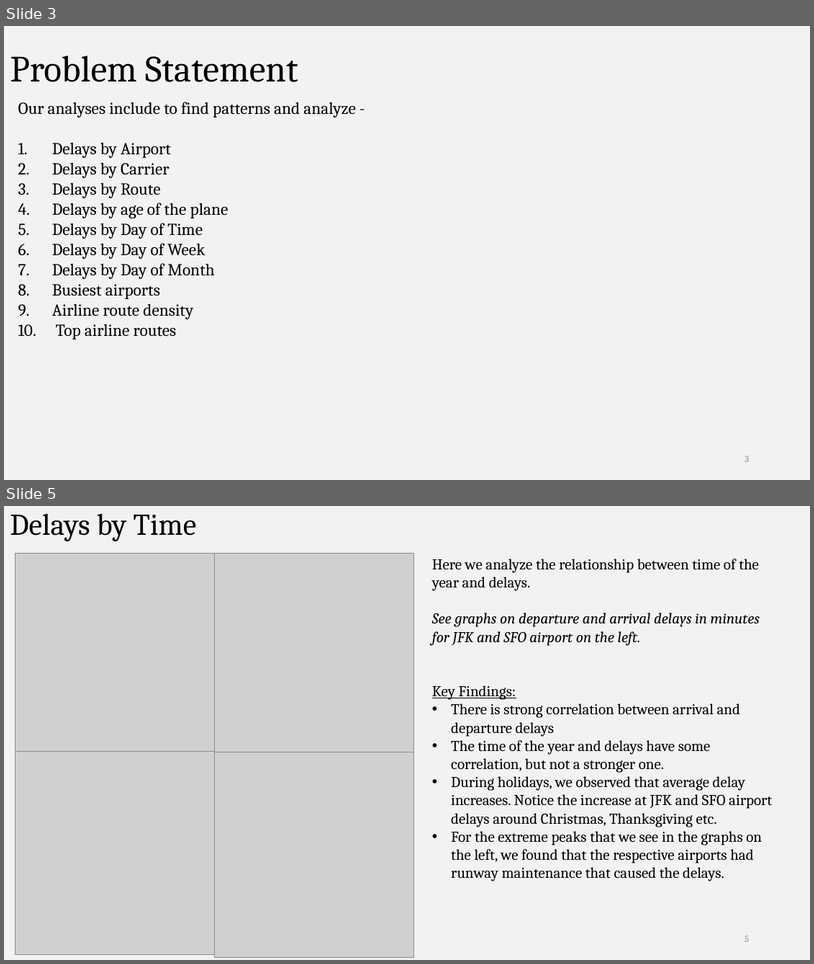
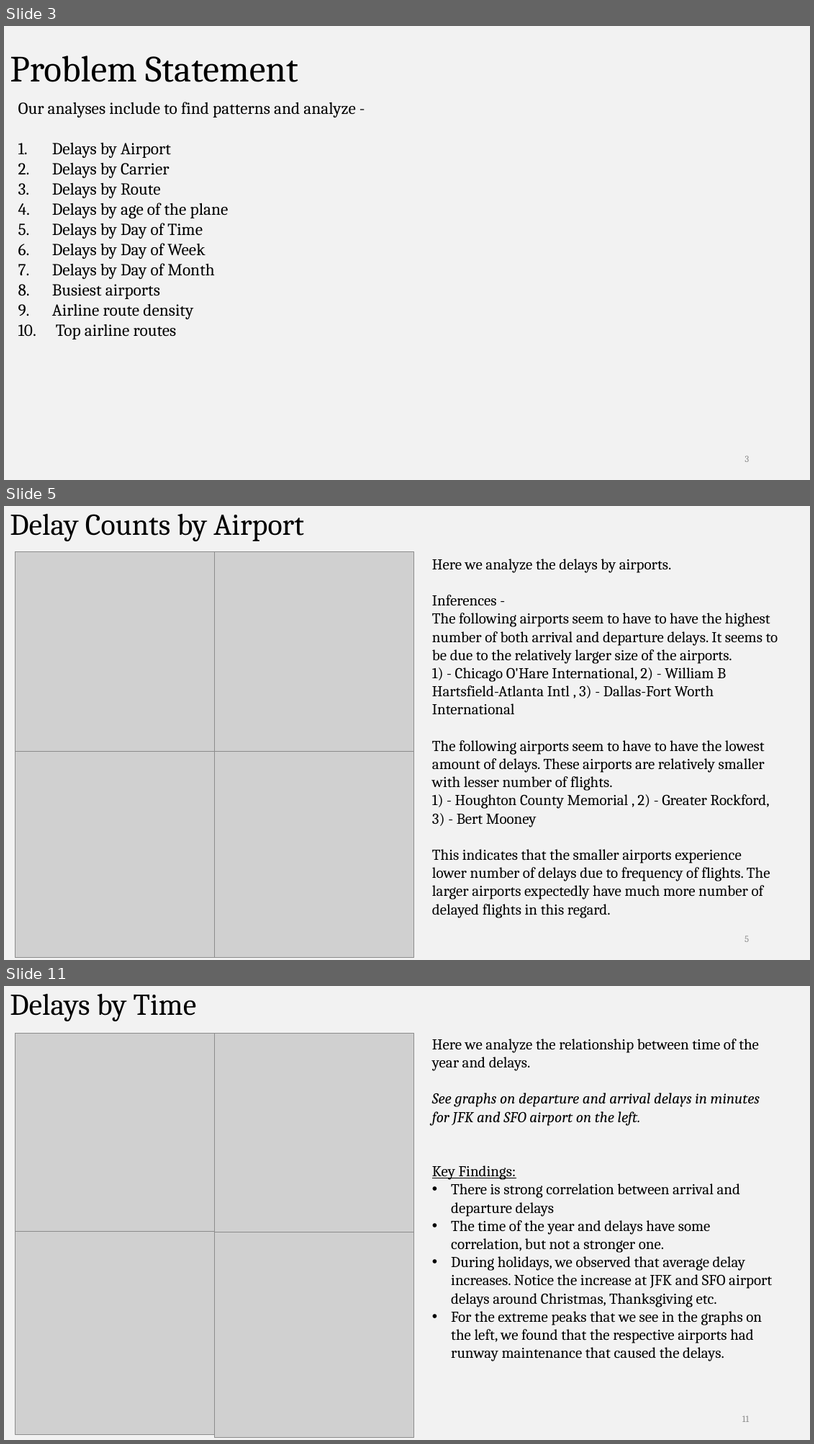
Before and after one commit to divyakkm/open-data-2014-airline, a slide deck: Analyzing Airline On-Time Data.pptx. Shown one above the other, each under a label of ours: slides 3 and 5 before the commit, slides 3, 5 and 11 after it; the slides between them are not shown. The pictures are 814x964 and 814x1444 pixels, drawn with LibreOffice and Linux fonts; fonts in the diff are those of the drawing; grey boxes stand for pictures. Boxes give left, top, right and bottom in pixels: in the first picture for what was removed or moved away, otherwise in the second. Text is boxed around its words. In the diff, an @@ line names an element or a change of style, - is before the commit and + after.

Commit message:
Updated slide with graphs and inferences.

```diff
--- a/Analyzing Airline On-Time Data.pptx
+++ b/Analyzing Airline On-Time Data.pptx
@@ slide 5 added at (4, 506, 810, 960), background #F2F2F2 @@
@@ title added at (10, 514, 304, 541), 36 pt, text #000000 @@
+Delay Counts by Airport
@@ picture added at (15, 551, 214, 752) @@
@@ picture added at (214, 551, 414, 752) @@
@@ text added at (432, 559, 779, 918), 18 pt, text #000000 @@
+Here we analyze the delays by airports.
+Inferences -
+The following airports seem to have to have the highest number of both arrival and departure delays. It seems to be due to the relatively larger size of the airports.
+1) - Chicago O'Hare International, 2) - William B Hartsfield-Atlanta Intl , 3) - Dallas-Fort Worth International
+The following airports seem to have to have the lowest amount of delays. These airports are relatively smaller with lesser number of flights.
+1) - Houghton County Memorial , 2) - Greater Rockford, 3) - Bert Mooney
+This indicates that the smaller airports experience lower number of delays due to frequency of flights. The larger airports expectedly have much more number of delayed flights in this regard.
@@ picture added at (15, 752, 214, 957) @@
@@ picture added at (214, 752, 414, 957) @@
@@ page number added at (745, 935, 749, 942), 11 pt, text #8C8C8C @@
+5
@@ what was slide 5 is now slide 11 @@
@@ page number at (743, 1415, 749, 1422): text changed @@
-5
+11
```
Also in this commit, not shown: 11 other slides added, 2 slides removed.
